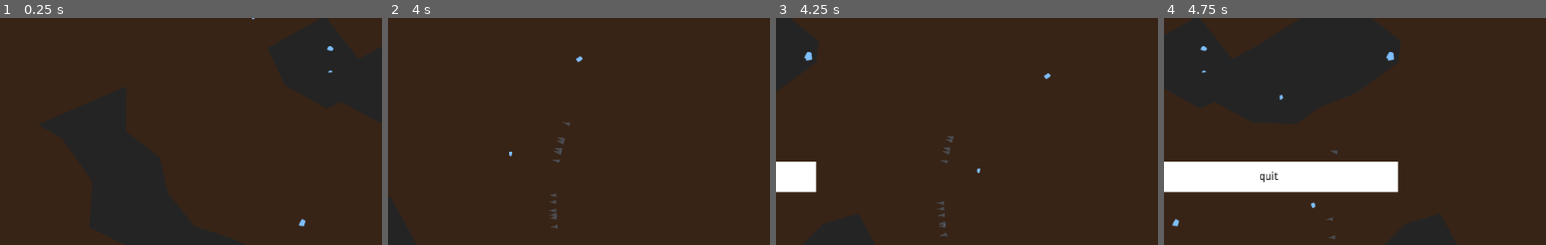
Above: before the commit, frames 1-4 (left to right).
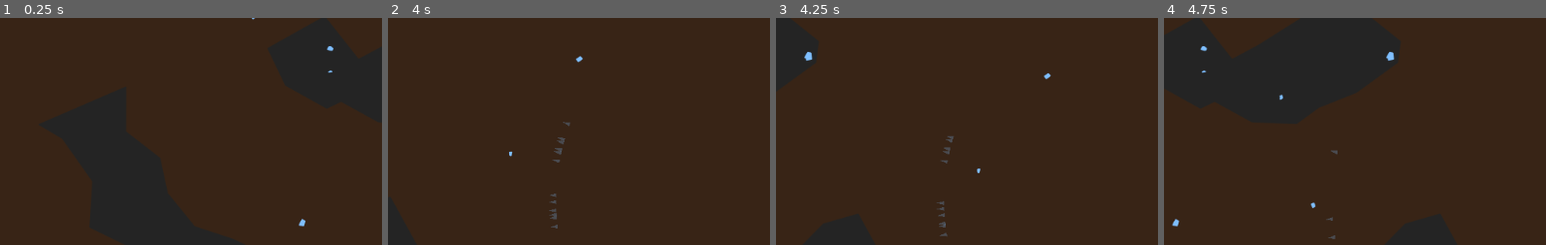
Above: after the commit, the same moments.

Repository: Cube-Number-Zero/Nutreants_attempt2
Game: Godot game, scene res://World.tscn
Same seed, same stepped clock (60 frames per second), same inputs: the game is played once before the commit and once after it. This scene is started directly instead of the project's main scene.
Inputs (mouse positions are % of the whole screen's width and height, from its top left):
- Up to frame 1 (0.25 s): no input
- Up to frame 2 (4 s): move the mouse to (73, 45) at 0.52 s; hold Right (ui_right) 0.53-1.28 s; click (73, 45) at 0.67 s; move the mouse to (30, 55) at 1.27 s; hold Down (ui_down) 1.28-2.03 s; click (30, 55) at 1.42 s; move the mouse to (61, 28) at 2.02 s; hold Right (ui_right) 2.03-2.78 s; click (61, 28) at 2.17 s; move the mouse to (46, 70) at 2.77 s; hold Up (ui_up) 2.78-3.53 s; click (46, 70) at 2.92 s; move the mouse to (81, 65) at 3.52 s; hold Left (ui_left) from 3.53 s (still down); click (81, 65) at 3.67 s
- Up to frame 3 (4.25 s): keep holding Left (ui_left); tap Escape (ui_cancel) at 4.15 s
- Up to frame 4 (4.75 s): keep holding Left (ui_left); move the mouse to (20, 35) at 4.27 s; click (20, 35) at 4.42 s
The pictures show only the part of the screen within x 0-50%, y 10-60%; the shares and areas given below are measured in that part.

Frames 1-2 are identical in both runs. In frame 3, 1.5% of the frame differs, in the area x 0-11%, y 63-77%; in frame 4, 8.4%, in the area x 0-62%, y 63-77%.

Commit message:
Added resource meter, fixed general stuff, polished

Diff:
--- /dev/null
+++ b/HUD.gd
@@ -0,0 +1,7 @@
+extends CanvasLayer
+
+onready var quit_button = $ColorRect
+onready var resource_count = $ProgressBar
+
+func update_resource_display(count):
+	resource_count.value = tanh(count / 100)
--- /dev/null
+++ b/HUD.tscn
@@ -0,0 +1,31 @@
+[gd_scene load_steps=2 format=2]
+
+[ext_resource path="res://HUD.gd" type="Script" id=1]
+
+[node name="HUD" type="CanvasLayer"]
+visible = false
+follow_viewport_enable = true
+script = ExtResource( 1 )
+
+[node name="ColorRect" type="ColorRect" parent="."]
+visible = false
+margin_left = 342.0
+margin_top = 249.0
+margin_right = 682.0
+margin_bottom = 289.0
+mouse_default_cursor_shape = 2
+
+[node name="Label" type="Label" parent="ColorRect"]
+margin_right = 340.0
+margin_bottom = 40.0
+custom_colors/font_color = Color( 0, 0, 0, 1 )
+text = "quit"
+align = 1
+valign = 1
+
+[node name="ProgressBar" type="ProgressBar" parent="."]
+margin_right = 300.0
+margin_bottom = 25.0
+max_value = 1.0
+step = 0.0
+percent_visible = false
--- a/ResourceManager.gd
+++ b/ResourceManager.gd
@@ -30,6 +30,12 @@
 	resources -= cost_per_second * delta
 	base_cost_per_second += BASE_COST_PER_SECOND_INCREASE_RATE * delta
 
+	Hud.update_resource_display(resources)
+
+	if cost_per_second < 0 and resources < 0:
+		# The player has lost
+		get_tree().change_scene("MainMenu.tscn")
+
 func spend(cost):
 	"""Spends <cost> resources
 	Returns nothing
--- a/Resource_patch.gd
+++ b/Resource_patch.gd
@@ -12,6 +12,7 @@
 onready var polygon = $Polygon2D
 onready var line = $Line2D
 onready var game_world = get_parent().get_parent()
+onready var resource_manager = game_world.ResourceManager
 
 func _ready():
 	randomize()
@@ -24,8 +25,8 @@
 	Returns nothing
 	"""
 	var normalized_size = randf() * randf()
-	resources_per_second = lerp(ResourceManager.MIN_RESOURCE_VALUE,\
-								ResourceManager.MAX_RESOURCE_VALUE, normalized_size)
+	resources_per_second = lerp(resource_manager.MIN_RESOURCE_VALUE,\
+								resource_manager.MAX_RESOURCE_VALUE, normalized_size)
 	polygon_radius = pow(lerp(sqrt(MIN_RADIUS), sqrt(MAX_RADIUS), normalized_size), 2)
 
 func connect_to():
@@ -36,8 +37,8 @@
 		print("WARNING: Tried to double collect a resource!")
 	else:
 		acquired = true
-		ResourceManager.resource_income += resources_per_second
-		ResourceManager.unexploited_resource_income -= resources_per_second
+		resource_manager.resource_income += resources_per_second
+		resource_manager.unexploited_resource_income -= resources_per_second
 		polygon.color = Color(0.5, 1, 0.75)
 		if not lineless:
 			line.queue_free()
@@ -50,8 +51,8 @@
 	"""
 	if acquired:
 		acquired = false
-		ResourceManager.resource_income -= resources_per_second
-		ResourceManager.unexploited_resource_income += resources_per_second
+		resource_manager.resource_income -= resources_per_second
+		resource_manager.unexploited_resource_income += resources_per_second
 		polygon.color = Color(0.5, 0.75, 1)
 	else:
 		print("WARNING: Tried to disconnect a non-connected resource!")
--- a/StartScreen.gd
+++ b/StartScreen.gd
@@ -13,11 +13,12 @@
 
 var mouse_position = 0
 # Called every frame. 'delta' is the elapsed time since the previous frame.
-func _process(delta):
+func _process(_delta):
 	mouse_position = get_viewport().get_mouse_position()
 	if mouse_position.x >= $NewGame.rect_position.x and mouse_position.x <= $NewGame.rect_position.x + 320:
 		if mouse_position.y >= $NewGame.rect_position.y and mouse_position.y <= $NewGame.rect_position.x + 160:
 			if Input.is_mouse_button_pressed(1):
+				Hud.visible = true
 				get_tree().change_scene("World.tscn")
 	if mouse_position.x >= $NewGame2.rect_position.x and mouse_position.x <= $NewGame2.rect_position.x + 320:
 		if mouse_position.y >= $NewGame2.rect_position.y and mouse_position.y <= $NewGame2.rect_position.x + 160:
--- a/World.gd
+++ b/World.gd
@@ -8,6 +8,7 @@
 onready var resource_patches = $resouce_patches
 onready var rocks = $rocks
 onready var background = $background_rect
+onready var ResourceManager = $ResourceManager
 
 var camera_pan_velocity = Vector2.ZERO
 
@@ -22,7 +23,6 @@
 # Called every frame. 'delta' is the elapsed time since the previous frame.
 func _process(delta):
 	mouse_position = get_viewport().get_mouse_position()
-	print(mouse_position)
 	# Pan the camera
 	var input_vector = Vector2.ZERO
 	if Input.is_action_pressed("ui_up"):
@@ -35,14 +35,14 @@
 		input_vector -= Vector2(1, 0)
 	if Input.is_action_pressed("ui_cancel"):
 		if not esc_down:
-			$ColorRect.visible = not $ColorRect.visible
+			Hud.quit_button.visible = not Hud.quit_button.visible
 		esc_down = true
 	if not Input.is_action_pressed("ui_cancel"):
 		esc_down = false
-	if $ColorRect.visible:
+	if Hud.quit_button.visible:
 		if Input.is_mouse_button_pressed(1):
-			if mouse_position.x >= $ColorRect.rect_position.x + 512 and mouse_position.x <= $ColorRect.rect_position.x + 320 + 512:
-				if mouse_position.y >= $ColorRect.rect_position.y and mouse_position.y <= $ColorRect.rect_position.y + 160:
+			if mouse_position.x >= Hud.quit_button.rect_position.x and mouse_position.x <= Hud.quit_button.rect_position.x + 340:
+				if mouse_position.y >= Hud.quit_button.rect_position.y and mouse_position.y <= Hud.quit_button.rect_position.y + 40:
 					get_tree().quit()
 	input_vector = input_vector.normalized() * PAN_SPEED
 	camera_pan_velocity = camera_pan_velocity.move_toward(input_vector, PAN_ACCELERATION * delta)
@@ -50,6 +50,6 @@
 	if position.y > 0:
 		position.y = 0
 		camera_pan_velocity.y = 0
-	$background_rect.rect_position = -position
+	background.rect_position = -position
 	# Updates the indicator lines for all patches
 	resource_patches.update_indicator_lines()
--- a/World.tscn
+++ b/World.tscn
@@ -1,14 +1,26 @@
-[gd_scene load_steps=6 format=2]
+[gd_scene load_steps=7 format=2]
 
 [ext_resource path="res://tree_root_node.tscn" type="PackedScene" id=1]
 [ext_resource path="res://roots_drawing.gd" type="Script" id=2]
 [ext_resource path="res://World.gd" type="Script" id=3]
 [ext_resource path="res://rocks.gd" type="Script" id=4]
 [ext_resource path="res://resouce_patches.gd" type="Script" id=5]
+[ext_resource path="res://ResourceManager.tscn" type="PackedScene" id=6]
 
 [node name="World" type="Node2D"]
 position = Vector2( 512, 0 )
 script = ExtResource( 3 )
+
+[node name="background_rect" type="ColorRect" parent="."]
+anchor_left = 0.5
+anchor_top = 0.5
+anchor_right = 0.5
+anchor_bottom = 0.5
+margin_left = -512.0
+margin_right = 512.0
+margin_bottom = 600.0
+grow_horizontal = 2
+color = Color( 0.223529, 0.145098, 0.0901961, 1 )
 
 [node name="roots" type="Node2D" parent="."]
 z_index = 1
@@ -22,28 +34,4 @@
 [node name="rocks" type="Node2D" parent="."]
 script = ExtResource( 4 )
 
-[node name="background_rect" type="ColorRect" parent="."]
-anchor_left = 0.5
-anchor_top = 0.5
-anchor_right = 0.5
-anchor_bottom = 0.5
-margin_left = -512.0
-margin_right = 512.0
-margin_bottom = 600.0
-grow_horizontal = 2
-color = Color( 0.223529, 0.145098, 0.0901961, 1 )
-
-[node name="ColorRect" type="ColorRect" parent="."]
-visible = false
-margin_left = -160.0
-margin_top = 249.0
-margin_right = 180.0
-margin_bottom = 289.0
-
-[node name="Label" type="Label" parent="ColorRect"]
-margin_right = 340.0
-margin_bottom = 40.0
-custom_colors/font_color = Color( 0, 0, 0, 1 )
-text = "quit"
-align = 1
-valign = 1
+[node name="ResourceManager" parent="." instance=ExtResource( 6 )]
--- a/project.godot
+++ b/project.godot
@@ -16,7 +16,7 @@
 [autoload]
 
 SoundPlayer="*res://SoundPlayer.tscn"
-ResourceManager="*res://ResourceManager.tscn"
+Hud="*res://HUD.tscn"
 
 [global]
 
--- a/resouce_patches.gd
+++ b/resouce_patches.gd
@@ -4,13 +4,14 @@
 # Will generate more resource patches until the combined income of
 # all unexploited resource patches reaches this value
 
-var resource_generator_radius = ResourceManager.START_RESOURCE_DISTANCE # How far to generate resources. Increases over time.
-onready var rock_generator = get_parent().get_child(2)
+onready var resource_manager = get_parent().get_child(4)
+onready var resource_generator_radius = resource_manager.START_RESOURCE_DISTANCE # How far to generate resources. Increases over time.
+onready var rock_generator = get_parent().get_child(3)
 
 const NEW_RESOURCE = preload("res://Resource_patch.tscn")
 
 func _process(_delta):
-	if ResourceManager.unexploited_resource_income < TOTAL_RESOURCE_INCOME_GOAL:
+	if resource_manager.unexploited_resource_income < TOTAL_RESOURCE_INCOME_GOAL:
 		generate_resource_patch()
 
 func test_connection(loc, connection_range):
@@ -32,8 +33,8 @@
 	add_child(new_patch)
 	var generation_angle = -lerp(PI, TAU, randf())
 	new_patch.position = resource_generator_radius * Vector2(cos(generation_angle), sin(generation_angle))
-	ResourceManager.unexploited_resource_income += new_patch.resources_per_second
-	resource_generator_radius += new_patch.resources_per_second * ResourceManager.RESOURCE_SCARCITY
+	resource_manager.unexploited_resource_income += new_patch.resources_per_second
+	resource_generator_radius += new_patch.resources_per_second * resource_manager.RESOURCE_SCARCITY
 
 	rock_generator.check_generation(resource_generator_radius)
 
--- a/rocks.gd
+++ b/rocks.gd
@@ -18,7 +18,7 @@
 		var new_rock = NEW_ROCK.instance()
 		add_child(new_rock)
 		var distance_from_origin = rocks_generated_distance
-		var depth = ROCK_GENERATION_DISTANCE / 3
+		var depth = ROCK_GENERATION_DISTANCE / 3.0
 		var width_ratio = lerp(0.4, 0.7, randf())
 		var point_space = 50
 		new_rock.generate_random_rock_formation(distance_from_origin, depth, width_ratio, point_space)
--- a/roots_drawing.gd
+++ b/roots_drawing.gd
@@ -16,7 +16,8 @@
 var drawing_branch_ID = "" # Unused, for identifying the specific branch a root is on
 var max_root_length = MINIMUM_NODE_DISTANCE # the longest root from the base of the tree; use this (at least partially) for resource consumption scaling
 onready var tree_base  = $tree_root_node # Convinience variable for the base of the tree
-onready var resource_patches = get_parent().get_child(1)
+onready var resource_patches = get_parent().get_child(2)
+onready var resource_manager = get_parent().get_child(4)
 var world_scale
 
 # Called when the node enters the scene tree for the first time.
@@ -71,7 +72,7 @@
 	Returns nothing
 	"""
 	max_root_length = tree_base.get_longest_distance_from_origin()
-	ResourceManager.max_length = max_root_length - MINIMUM_NODE_DISTANCE
+	resource_manager.max_length = max_root_length - MINIMUM_NODE_DISTANCE
 	tree_base.get_size()
 
 func add_node(loc, connected = false, connected_resource_patch = null):
@@ -80,7 +81,7 @@
 	Returns nothing
 	"""
 	var resource_cost = (loc - parent_node.get_global_position()).length() * sqrt(loc.y) * 0.005
-	if ResourceManager.can_afford(resource_cost) or connected:
+	if resource_manager.can_afford(resource_cost) or connected:
 
 		var new_node = NEW_NODE.instance()
 		parent_node.add_child(new_node)
@@ -105,7 +106,7 @@
 			connected_resource_patch.connect_to()
 			SoundPlayer.play_collect_resources(loc)
 
-		ResourceManager.spend(resource_cost)
+		resource_manager.spend(resource_cost)
 
 		update_root_network()
 
--- a/tree_root_node.gd
+++ b/tree_root_node.gd
@@ -19,11 +19,13 @@
 onready var line = $node_stuff/Line2D
 onready var collider = $node_stuff/Area2D
 onready var world = get_parent()
+onready var resource_manager
 
 # Called when the node enters the scene tree for the first time.
 func _ready():
 	while world.name != "World":
 		world = world.get_parent()
+	resource_manager = world.ResourceManager
 
 func at_end():
 	# Returns true if the node is at the end of a root
@@ -192,6 +194,6 @@
 	collider.queue_free()
 	if in_rocky_soil:
 		SoundPlayer.play_rock_grow(get_global_position())
-		ResourceManager.spend(node_resource_cost * (ROCKS_RESOURCE_COST_MULTIPLIER - 1))
+		resource_manager.spend(node_resource_cost * (ROCKS_RESOURCE_COST_MULTIPLIER - 1))
 	else:
 		SoundPlayer.play_grow_root(get_global_position())
--- a/ui_resource_amount.gd
+++ /dev/null
@@ -1,15 +0,0 @@
-extends ProgressBar
-
-
-# Declare member variables here. Examples:
-# var a = 2
-# var b = "text"
-
-
-# Called when the node enters the scene tree for the first time.
-func _ready(): # Replace with function body.
-	pass
-
-# Called every frame. 'delta' is the elapsed time since the previous frame.
-func _process(delta):
-	value = ResourceManager.resources
